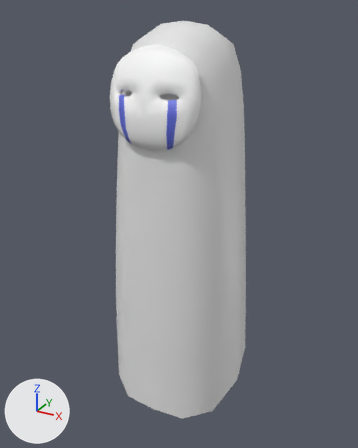
Renders of the FBX model IslandWish/IslandWishGame/Assets/Art/Animation/ghost.fbx from each side of a commit.
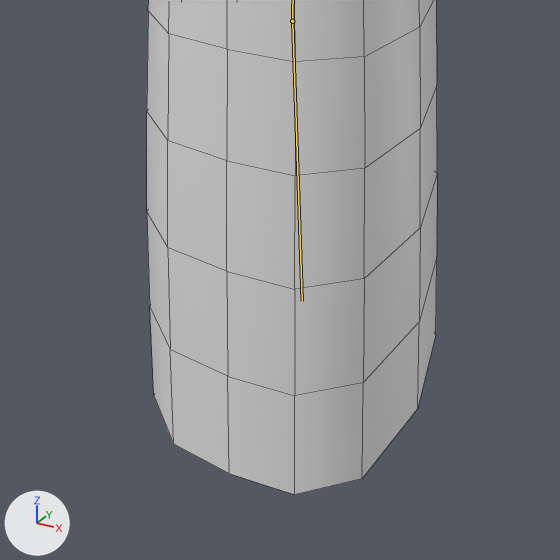
Old and new are each drawn whole from a 50 mm camera at (0.895, -1.665, 1.902) aimed at (0.001, -0.038, 1.088) and again close up on the part from 14% to 84% of the width and 44% to 100% of the height. Lighting does not change. The marker at lower left points along +X, +Y and +Z. The bones that bend it are drawn over the model as lines in the close-ups. The close-ups show mesh edges as thin lines.

Names of what the first close-up shows: 'ghostbod'.
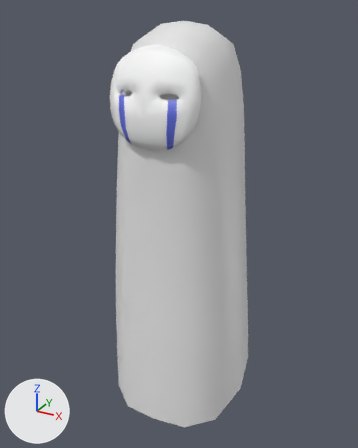
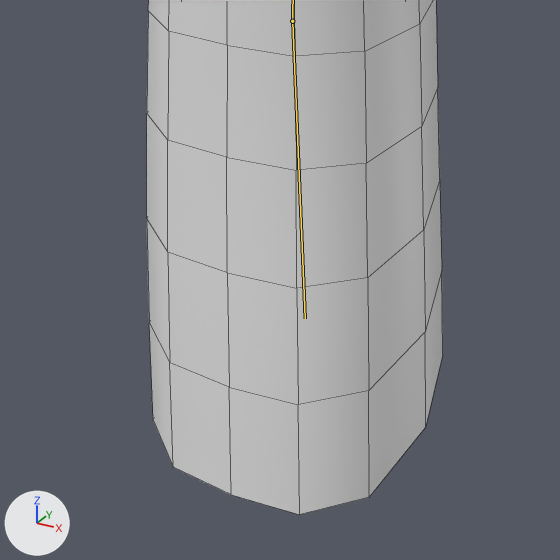
The newer file adds an action. The first version stands in its rest pose; the second is drawn at frame 12 of the action 'Armature_ghost|Armature_ghostAction'.

Pixel boxes [x1, y1, x2, y2] of what changed, in the close-ups (560 x 560 px):
'ghostbod', posed
    before: [147, 0, 437, 495]
    after: [147, 0, 443, 515]
bone 'Bone.001', root to tip
    before: (292, 21) to (302, 301)
    after: (292, 21) to (305, 318)

The edits, one by one:
Bone 'Bone.001' (bone_bone_001) turns from (0, 0, 0) to (-4, 0, -3) degrees about its own x, y and z.
